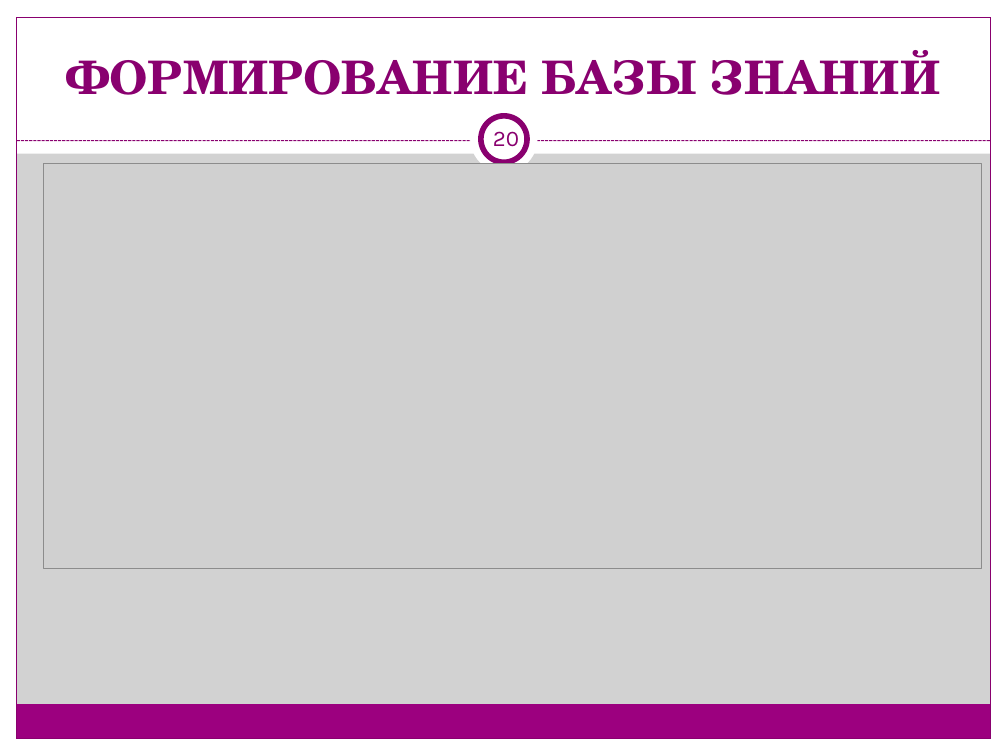
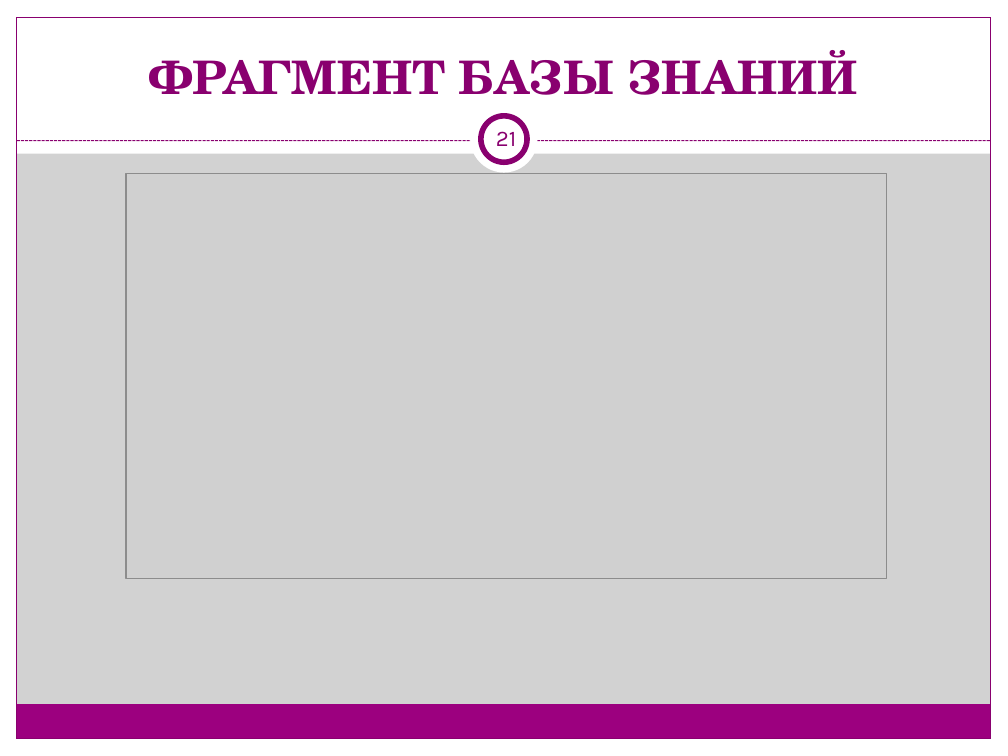
Before and after one commit to tyomka896/flm_react, a slide deck: slide 21 of presentation2206.ppt (slide 20 before the commit). Drawn at 1008x756 pixels with LibreOffice and Linux fonts; fonts in the diff are those of the drawing; grey boxes stand for pictures. Boxes give left, top, right and bottom in pixels: in the first picture for what was removed or moved away, otherwise in the second. Text is boxed around its words. In the diff, an @@ line names an element or a change of style, - is before the commit and + after.

```diff
--- a/presentation2206.ppt
+++ b/presentation2206.ppt
@@ title at bbox=[149, 50, 857, 95]: text changed @@
-ФОРМИРОВАНИЕ БАЗЫ ЗНАНИЙ
+ФРАГМЕНТ БАЗЫ ЗНАНИЙ
@@ page number at bbox=[496, 131, 516, 146]: text changed @@
-20
+21
@@ picture: place and size @@
-picture at bbox=[43, 163, 981, 569]
+picture at bbox=[126, 173, 887, 579]
```
Also in this commit, not shown: 9 other slides changed.
